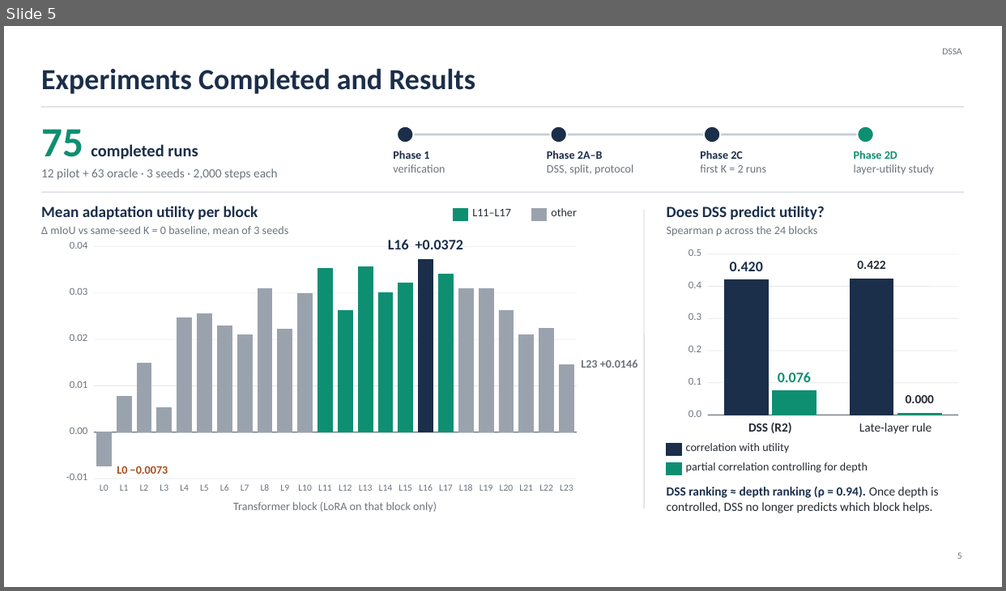
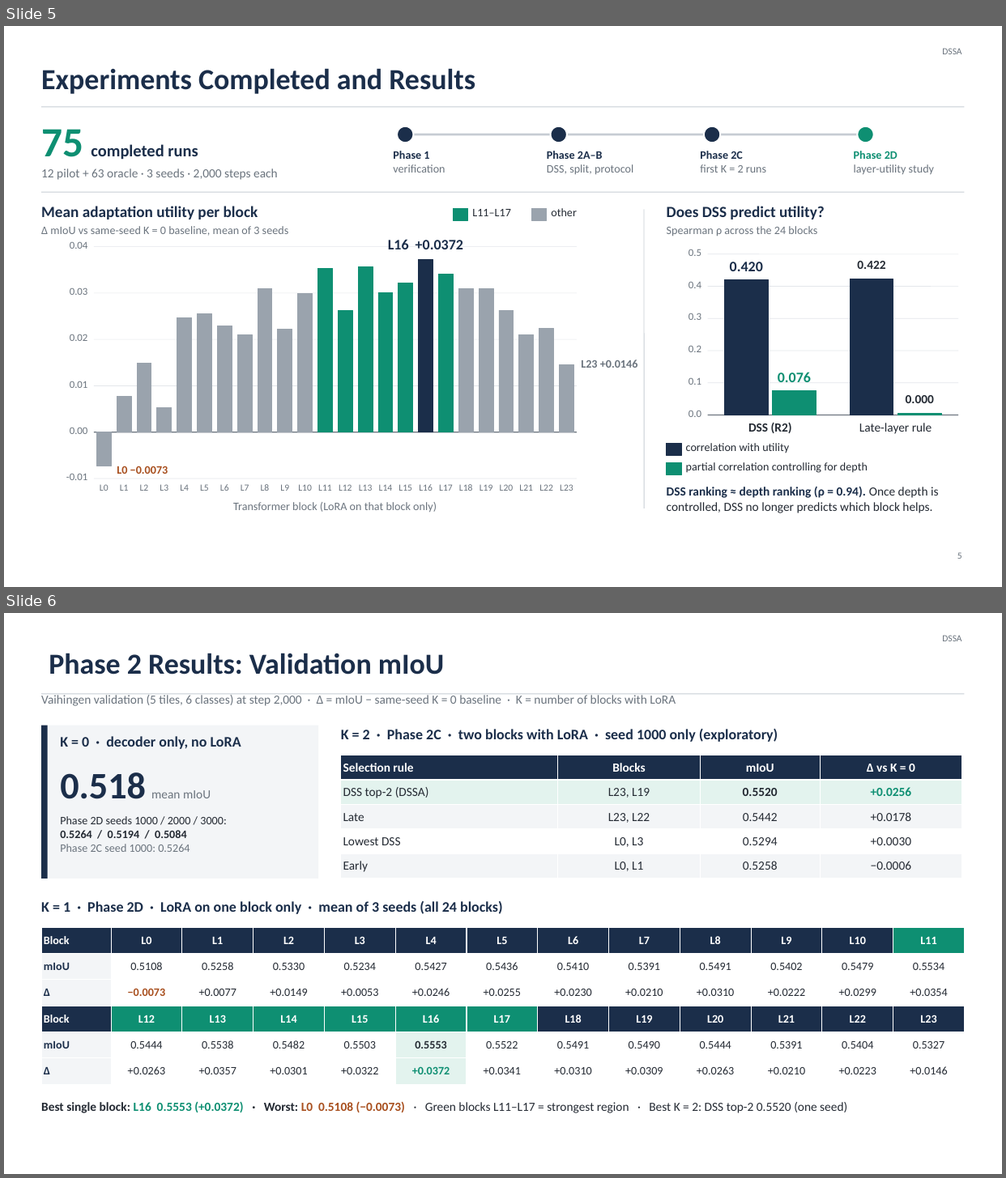
Before and after one commit to Siva141909/DSSA, a slide deck: DSSA_Mid_Phase_Review_Final_image-free.pptx. Shown one above the other, each under a label of ours: slide 5 before the commit, slides 5 and 6 after it. The pictures are 1006x591 and 1006x1178 pixels, drawn with LibreOffice and Linux fonts; fonts in the diff are those of the drawing; background and template pictures are left out. Boxes give left, top, right and bottom in pixels: in the first picture for what was removed or moved away, otherwise in the second. Text is boxed around its words. In the diff, an @@ line names an element or a change of style, - is before the commit and + after.

Commit message:
Mid-phase report (LaTeX) and image-free review deck

```diff
--- a/DSSA_Mid_Phase_Review_Final_image-free.pptx
+++ b/DSSA_Mid_Phase_Review_Final_image-free.pptx
@@ slide 6 added at box(4, 613, 1002, 1174), background #FFFFFF; not listed: 2 template elements that a slide beside it also shows @@
@@ title added at box(49, 653, 444, 675), 28 pt, text #1B2E4A, bold @@
+Phase 2 Results: Validation mIoU
@@ text added at box(41, 695, 675, 706), 12 pt, text #6B747E @@
+Vaihingen validation (5 tiles, 6 classes) at step 2,000 · Δ = mIoU − same-seed K = 0 baseline · K = number of blocks with LoRA
@@ rectangle added at box(41, 726, 318, 879), fill #F3F5F7 @@
@@ rectangle added at box(41, 726, 48, 879), fill #1B2E4A @@
@@ text added at box(341, 729, 778, 742), 14 pt, text #1B2E4A, bold @@
+K = 2 · Phase 2C · two blocks with LoRA · seed 1000 only (exploratory)
@@ text added at box(60, 736, 241, 749), 14 pt, text #1B2E4A, bold @@
+K = 0 · decoder only, no LoRA
@@ table added at box(341, 756, 962, 879), 5 rows, 4 columns @@
+Selection rule | Blocks | mIoU | Δ vs K = 0
+DSS top-2 (DSSA) | L23, L19 | 0.5520 | +0.0256
+Late | L23, L22 | 0.5442 | +0.0178
+Lowest DSS | L0, L3 | 0.5294 | +0.0030
+Early | L0, L1 | 0.5258 | −0.0006
@@ text added at box(60, 773, 211, 799), 12 pt, text #6B747E @@
+0.518 mean mIoU
@@ text added at box(60, 816, 226, 852), 11 pt, text #242A33 @@
+Phase 2D seeds 1000 / 2000 / 3000:
+0.5264 / 0.5194 / 0.5084
+Phase 2C seed 1000: 0.5264
@@ text added at box(41, 901, 503, 914), 14 pt, text #1B2E4A, bold @@
+K = 1 · Phase 2D · LoRA on one block only · mean of 3 seeds (all 24 blocks)
@@ table added at box(41, 927, 965, 1084), 6 rows, 13 columns @@
+Block | L0 | L1 | L2 | L3 | L4 | L5 | L6 | L7 | L8 | L9 | L10 | L11
+mIoU | 0.5108 | 0.5258 | 0.5330 | 0.5234 | 0.5427 | 0.5436 | 0.5410 | 0.5391 | 0.5491 | 0.5402 | 0.5479 | 0.5534
+Δ | −0.0073 | +0.0077 | +0.0149 | +0.0053 | +0.0246 | +0.0255 | +0.0230 | +0.0210 | +0.0310 | +0.0222 | +0.0299 | +0.0354
+Block | L12 | L13 | L14 | L15 | L16 | L17 | L18 | L19 | L20 | L21 | L22 | L23
+mIoU | 0.5444 | 0.5538 | 0.5482 | 0.5503 | 0.5553 | 0.5522 | 0.5491 | 0.5490 | 0.5444 | 0.5391 | 0.5404 | 0.5327
+Δ | +0.0263 | +0.0357 | +0.0301 | +0.0322 | +0.0372 | +0.0341 | +0.0310 | +0.0309 | +0.0263 | +0.0210 | +0.0223 | +0.0146
@@ text added at box(41, 1101, 847, 1114), 12 pt, text #242A33 @@
+Best single block: L16 0.5553 (+0.0372) · Worst: L0 0.5108 (−0.0073) · Green blocks L11–L17 = strongest region · Best K = 2: DSS top-2 0.5520 (one seed)
```
Also in this commit, not shown: 1 slide changed, 1 other file.
